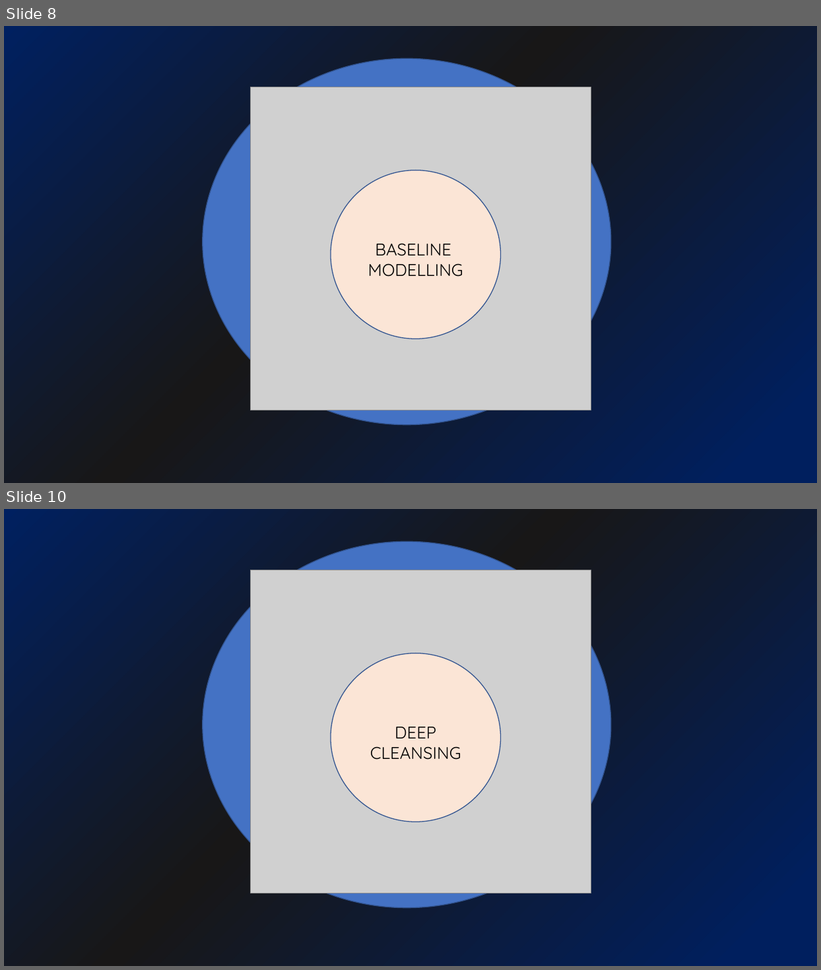
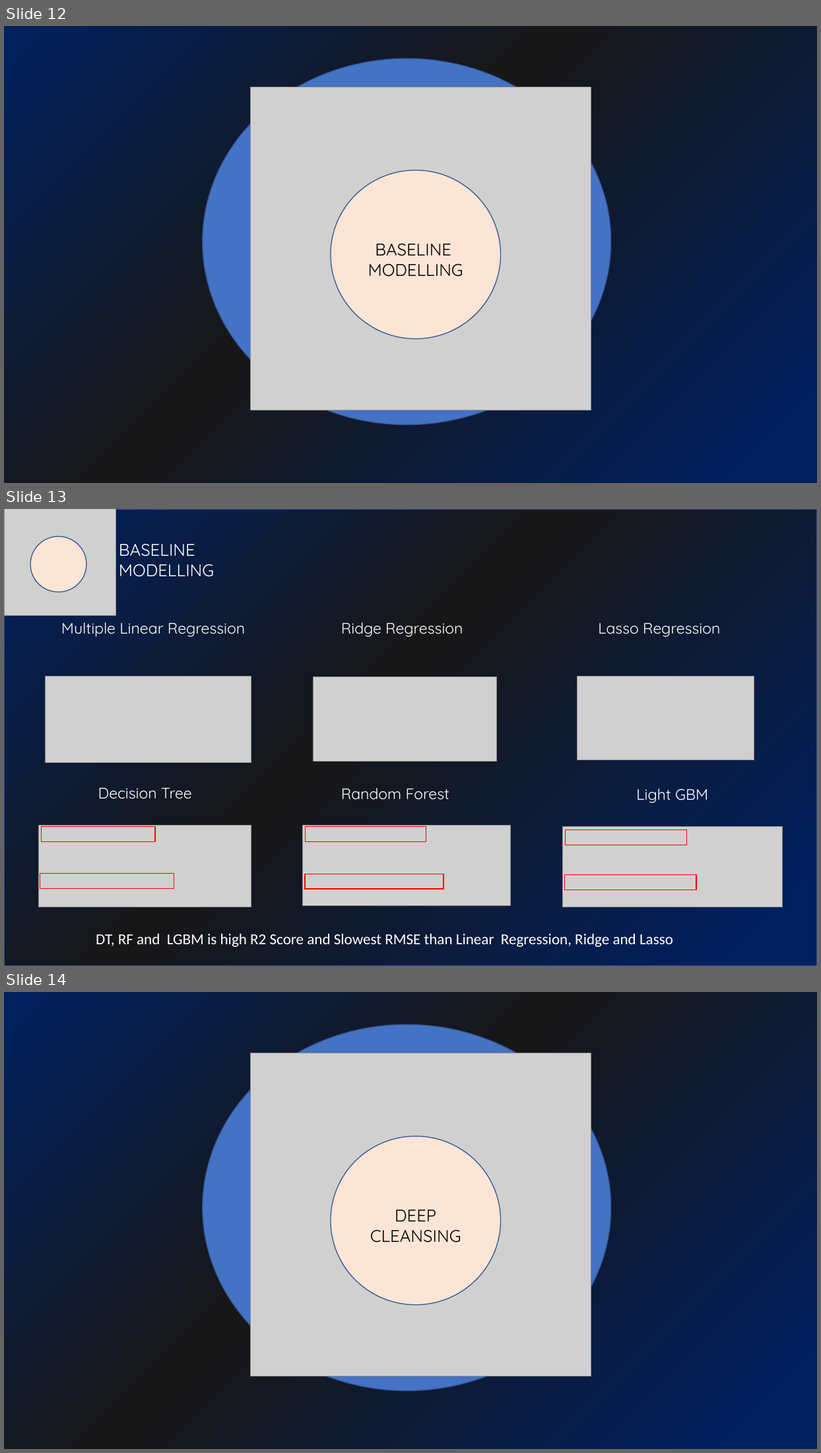
Before and after one commit to yodialfa/BPJSCostPrediction-Hackathon, a slide deck: bpjs.pptx. Shown one above the other, each under a label of ours: slides 8 and 10 before the commit, slides 12, 13 and 14 after it; the slides between them are not shown. The pictures are 821x970 and 821x1453 pixels, drawn with LibreOffice and Linux fonts; fonts in the diff are those of the drawing; grey boxes stand for pictures. Boxes give left, top, right and bottom in pixels: in the first picture for what was removed or moved away, otherwise in the second. Text is boxed around its words. In the diff, an @@ line names an element or a change of style, - is before the commit and + after.

```diff
--- a/bpjs.pptx
+++ b/bpjs.pptx
@@ slide 13 added at (4,509,817,966), background gradient #001F5E to #181717 to #002060 @@
@@ ellipse added at (4,509,817,966), fill #4472C4 at 11% opacity, outline #325491 1 pt @@
@@ rectangle added at (4,509,817,966), fill gradient #001F5E to #181717 to #002060, outline #325491 1 pt @@
@@ picture added at (4,509,116,616) @@
@@ ellipse added at (30,537,86,592), fill #FBE5D6, outline #325491 1 pt @@
@@ text added at (119,543,214,577), 20 pt, text #FFFFFF @@
+BASELINE
+MODELLING
@@ text added at (61,623,245,637), 18 pt, text #FFFFFF @@
+Multiple Linear Regression
@@ text added at (341,623,463,637), 18 pt, text #FFFFFF @@
+Ridge Regression
@@ text added at (598,623,720,637), 18 pt, text #FFFFFF @@
+Lasso Regression
@@ picture added at (46,676,252,762) @@
@@ picture added at (314,677,497,762) @@
@@ picture added at (578,676,754,760) @@
@@ text added at (98,788,192,799), 18 pt, text #FFFFFF @@
+Decision Tree
@@ text added at (341,788,450,800), 18 pt, text #FFFFFF @@
+Random Forest
@@ text added at (636,789,708,803), 18 pt, text #FFFFFF @@
+Light GBM
@@ picture added at (39,826,251,907) @@
@@ rectangle added at (41,827,155,842), outline #FF0000 1 pt @@
@@ picture added at (303,826,510,906) @@
@@ rectangle added at (306,827,426,842), outline #FF0000 1 pt @@
@@ picture added at (563,827,783,908) @@
@@ rectangle added at (566,830,687,846), outline #FF0000 1 pt @@
@@ rectangle added at (40,874,174,889), outline #FF0000 1 pt @@
@@ rectangle added at (305,875,443,890), outline #FF0000 1 pt @@
@@ rectangle added at (564,875,696,890), outline #FF0000 1 pt @@
@@ text added at (96,934,673,947), 18 pt, text #FFFFFF @@
+DT, RF and LGBM is high R2 Score and Slowest RMSE than Linear Regression, Ridge and Lasso
@@ what was slide 8 is now slide 12 @@
@@ what was slide 10 is now slide 14 @@
```
Also in this commit, not shown: 1 slide changed, 4 other slides added, 1 slide removed, 2 other files.
